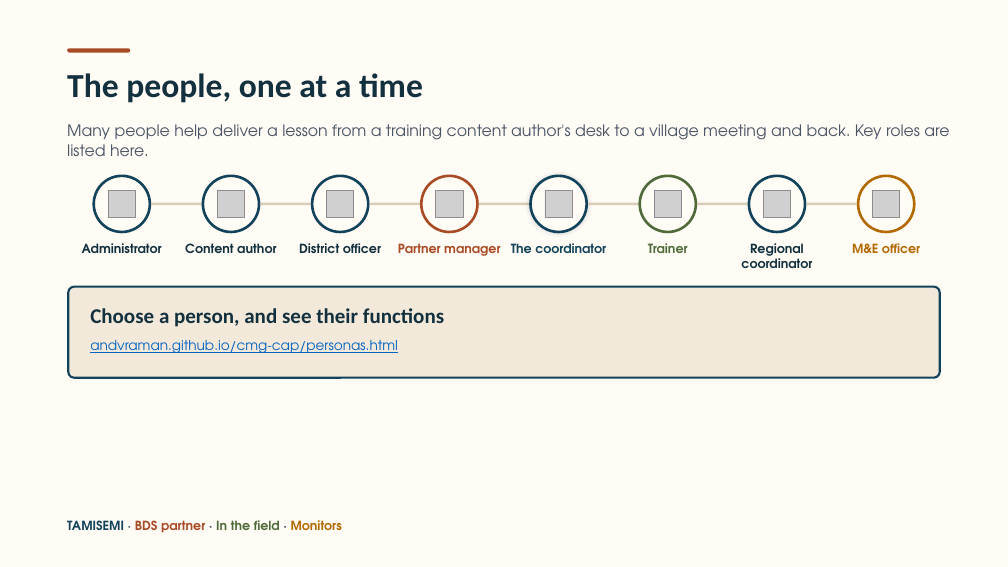
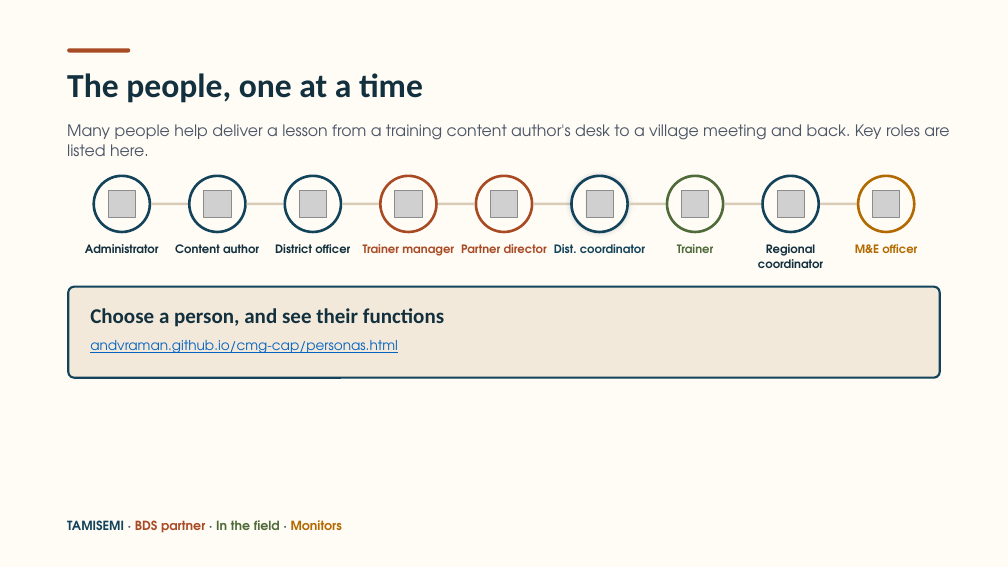
Before and after one commit to andvraman/cmg-cap, a slide deck: slide 6 of CMG-Training-system-introduction.pptx. Drawn at 1008x567 pixels with LibreOffice and Linux fonts; fonts in the diff are those of the drawing; grey boxes stand for pictures. Boxes give left, top, right and bottom in pixels: in the first picture for what was removed or moved away, otherwise in the second. Text is boxed around its words. In the diff, an @@ line names an element or a change of style, - is before the commit and + after.

```diff
--- a/CMG-Training-system-introduction.pptx
+++ b/CMG-Training-system-introduction.pptx
@@ rounded rectangle: place and size @@
-rounded rectangle at box(203, 176, 259, 232)
+rounded rectangle at box(189, 176, 245, 232)
@@ rounded rectangle: place and size @@
-rounded rectangle at box(312, 176, 368, 232)
+rounded rectangle at box(285, 176, 341, 232)
@@ rounded rectangle: place and size @@
-rounded rectangle at box(421, 176, 477, 232)
+rounded rectangle at box(380, 176, 436, 232)
@@ rounded rectangle added at box(476, 176, 532, 232), fill #FFFBF5, outline #A84B25 2.5 pt @@
@@ rounded rectangle: place and size @@
-rounded rectangle at box(531, 176, 587, 232)
+rounded rectangle at box(572, 176, 628, 232)
@@ rounded rectangle: place and size @@
-rounded rectangle at box(640, 176, 696, 232)
+rounded rectangle at box(667, 176, 723, 232)
@@ rounded rectangle: place and size @@
-rounded rectangle at box(749, 176, 805, 232)
+rounded rectangle at box(763, 176, 819, 232)
@@ rectangle: place and size @@
-rectangle at box(151, 203, 202, 205)
+rectangle at box(151, 203, 188, 205)
@@ picture: place and size @@
-picture at box(218, 191, 245, 218)
+picture at box(203, 191, 231, 218)
@@ rectangle: place and size @@
-rectangle at box(260, 203, 311, 205)
+rectangle at box(247, 203, 284, 205)
@@ picture: place and size @@
-picture at box(327, 191, 354, 218)
+picture at box(299, 191, 327, 218)
@@ rectangle: place and size @@
-rectangle at box(370, 203, 420, 205)
+rectangle at box(343, 203, 380, 205)
@@ picture: place and size @@
-picture at box(436, 191, 463, 218)
+picture at box(395, 191, 422, 218)
@@ rectangle: place and size @@
-rectangle at box(479, 203, 529, 205)
+rectangle at box(438, 203, 475, 205)
@@ picture added at box(491, 191, 518, 218) @@
@@ rectangle added at box(534, 203, 571, 205), fill #D9CDB8 @@
@@ picture: place and size @@
-picture at box(545, 191, 572, 218)
+picture at box(586, 191, 613, 218)
@@ rectangle: place and size @@
-rectangle at box(588, 203, 639, 205)
+rectangle at box(629, 203, 666, 205)
@@ picture: place and size @@
-picture at box(654, 191, 681, 218)
+picture at box(681, 191, 709, 218)
@@ rectangle: place and size @@
-rectangle at box(697, 203, 748, 205)
+rectangle at box(724, 203, 761, 205)
@@ picture: place and size @@
-picture at box(764, 191, 791, 218)
+picture at box(777, 191, 805, 218)
@@ rectangle: place and size @@
-rectangle at box(807, 203, 858, 205)
+rectangle at box(820, 203, 858, 205)
@@ text "District officer": place and size @@
-text "District officer" at box(299, 243, 381, 253)
+text "District officer" at box(275, 244, 350, 253)
@@ text at box(363, 244, 454, 256): text changed; size 12 to 11 pt @@
-Partner manager
+Trainer manager
@@ text added at box(461, 244, 547, 253), 11 pt, text #A84B25, bold @@
+Partner director
@@ text at box(554, 244, 645, 253): text changed; size 12 to 11 pt @@
-The coordinator
+Dist. coordinator
@@ size 12 to 11 pt in 6 elements at box(85, 244, 159, 253), box(855, 244, 917, 253), box(758, 244, 823, 268), box(175, 244, 259, 253), box(275, 244, 350, 253), box(677, 244, 714, 253) @@
@@ text "Trainer": place and size @@
-text "Trainer" at box(648, 243, 688, 253)
+text "Trainer" at box(677, 244, 714, 253)
@@ text "Regional coordinator": place and size @@
-text "Regional coordinator" at box(741, 243, 812, 268)
+text "Regional coordinator" at box(758, 244, 823, 268)
```
Also in this commit, not shown: 3 other slides changed, 2 other files.
